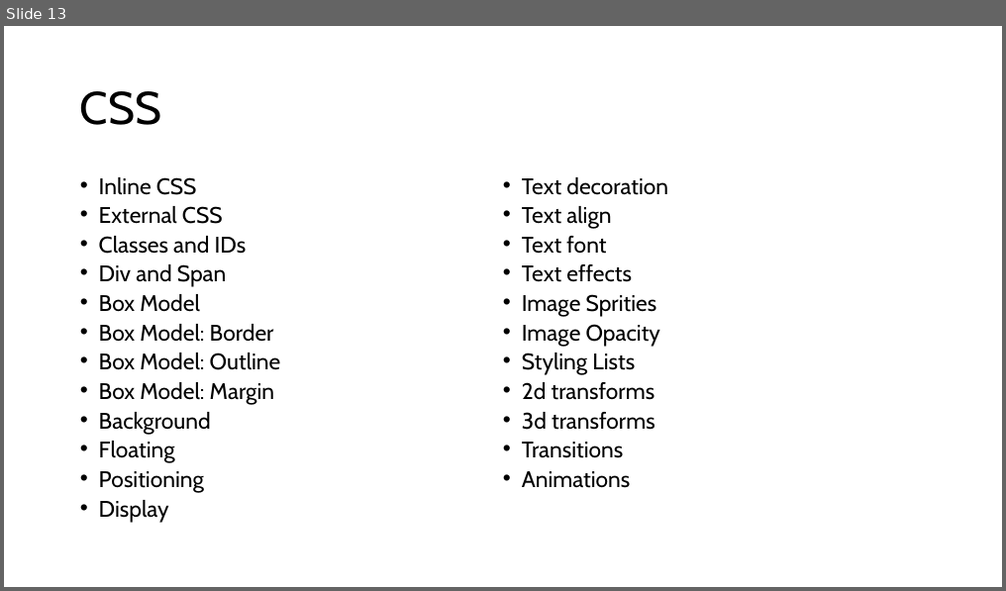
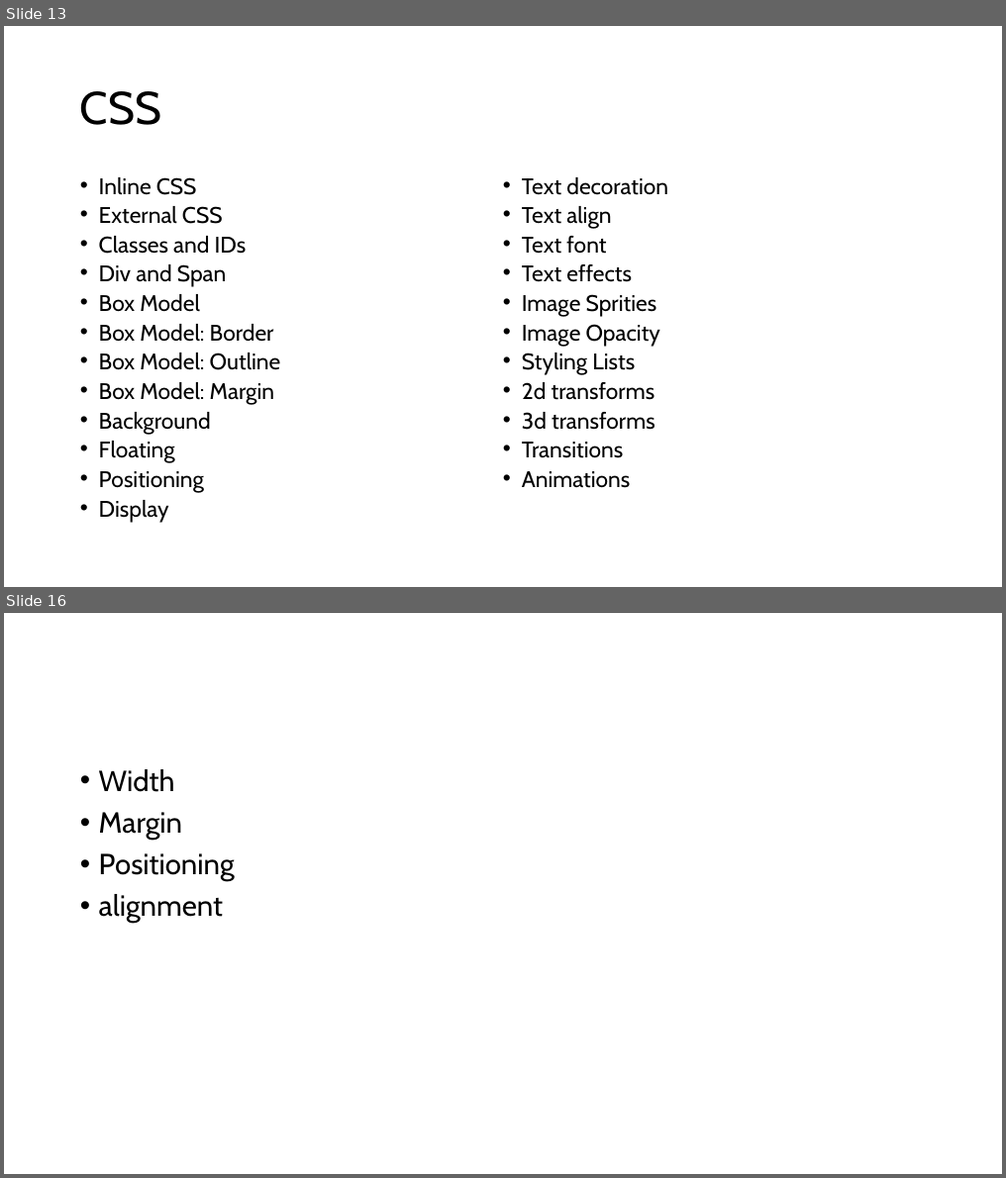
Before and after one commit to PiyushChaturvedii/batch07, a slide deck: day03.pptx. Shown one above the other, each under a label of ours: slide 13 before the commit, slides 13 and 16 after it; the slides between them are not shown. The pictures are 1006x591 and 1006x1178 pixels, drawn with LibreOffice and Linux fonts; fonts in the diff are those of the drawing. Boxes give left, top, right and bottom in pixels: in the first picture for what was removed or moved away, otherwise in the second. Text is boxed around its words. In the diff, an @@ line names an element or a change of style, - is before the commit and + after.

```diff
--- a/day03.pptx
+++ b/day03.pptx
@@ slide 16 added at <box>4,613,1002,1174</box>, background #FFFFFF @@
@@ text added at <box>99,769,235,924</box>, 28 pt, text #000000 @@
+• Width
+• Margin
+• Positioning
+• alignment
```
Also in this commit, not shown: 1 slide changed, 2 other slides added, 17 other files.
